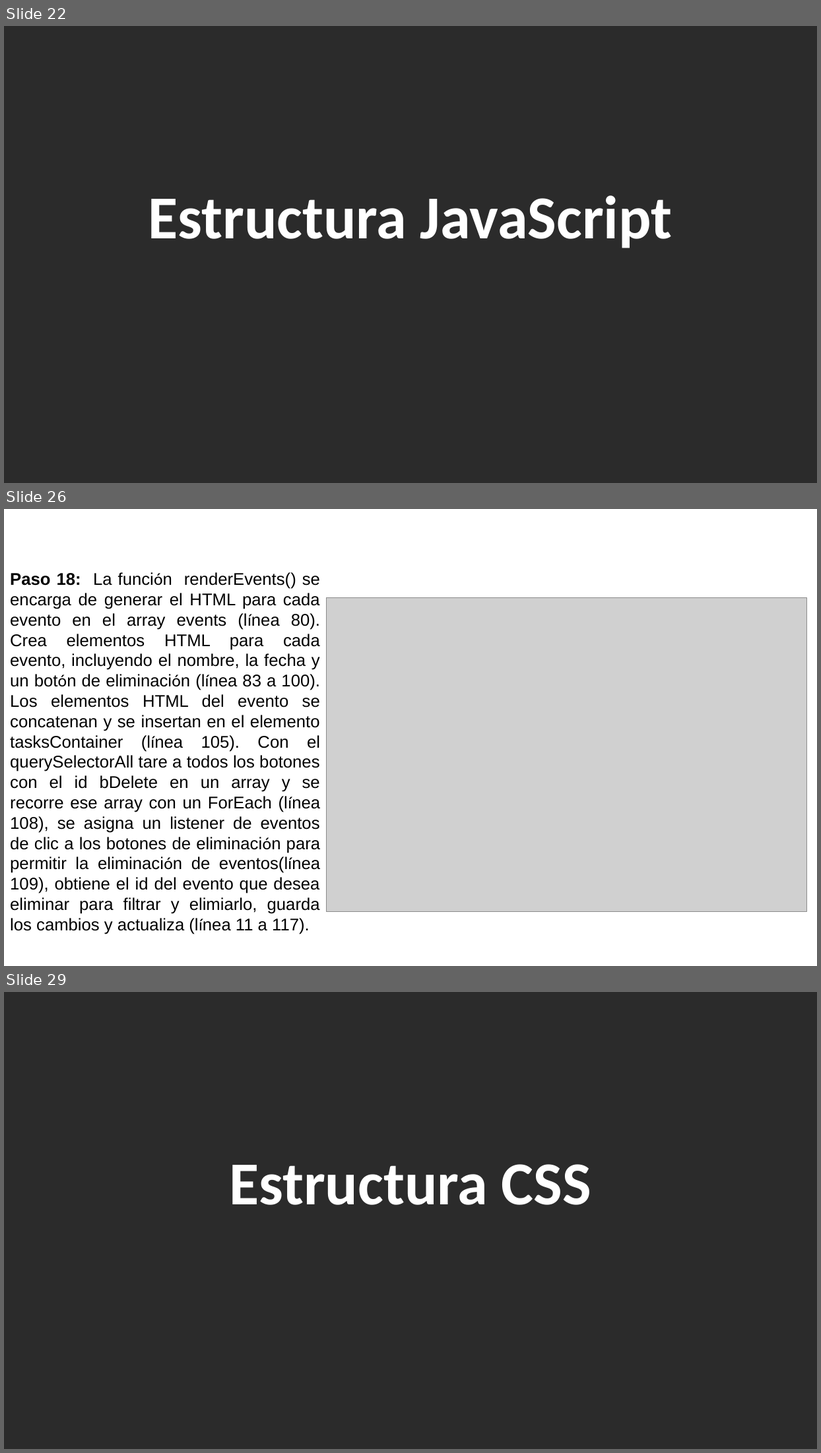
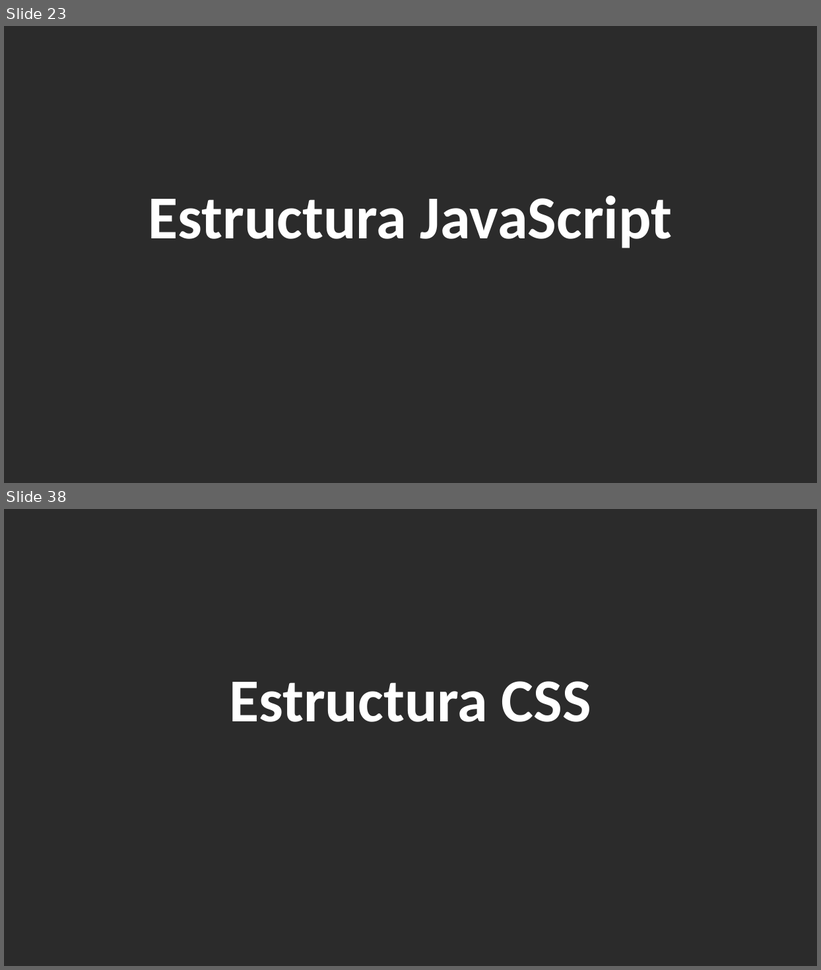
Before and after one commit to ADS02023/eventoDias, a slide deck: DiasEventos.pptx. Shown one above the other, each under a label of ours: slides 22, 26 and 29 before the commit, slides 23 and 38 after it; the slides between them are not shown. The pictures are 821x1453 and 821x970 pixels, drawn with LibreOffice and Linux fonts; fonts in the diff are those of the drawing; grey boxes stand for pictures; background and template pictures are left out; a plain dark background stands for a picture behind light text. Boxes give left, top, right and bottom in pixels: in the first picture for what was removed or moved away, otherwise in the second. Text is boxed around its words. In the diff, an @@ line names an element or a change of style, - is before the commit and + after.

```diff
--- a/DiasEventos.pptx
+++ b/DiasEventos.pptx
@@ slide 26 removed at (4,509,817,966), background picture (left out) @@
@@ text removed at (10,572,321,935) @@
-Paso 18: La función renderEvents() se encarga de generar el HTML para cada evento en el array events (línea 80). Crea elementos HTML para cada evento, incluyendo el nombre, la fecha y un botón de eliminación (línea 83 a 100). Los elementos HTML del evento se concatenan y se insertan en el elemento tasksContainer (línea 105). Con el querySelectorAll tare a todos los botones con el id bDelete en un array y se recorre ese array con un ForEach (línea 108), se asigna un listener de eventos de clic a los botones de eliminación para permitir la eliminación de eventos(línea 109), obtiene el id del evento que desea eliminar para filtrar y elimiarlo, guarda los cambios y actualiza (línea 11 a 117).
@@ picture removed at (327,598,807,912) @@
@@ what was slide 22 is now slide 23 @@
@@ what was slide 29 is now slide 38 @@
```
Also in this commit, not shown: 16 slides changed, 13 slides added, 1 other slide removed, 4 other files.
